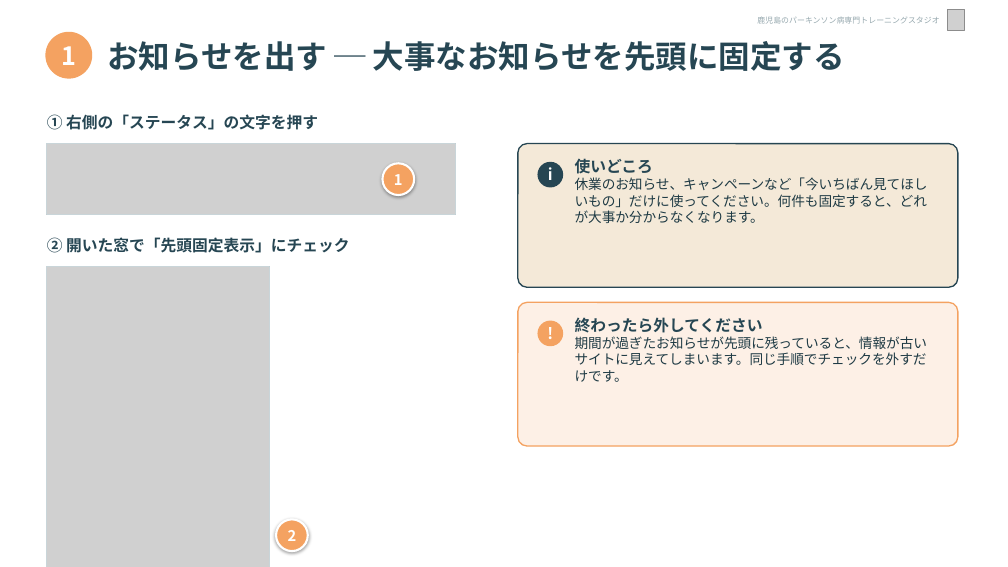
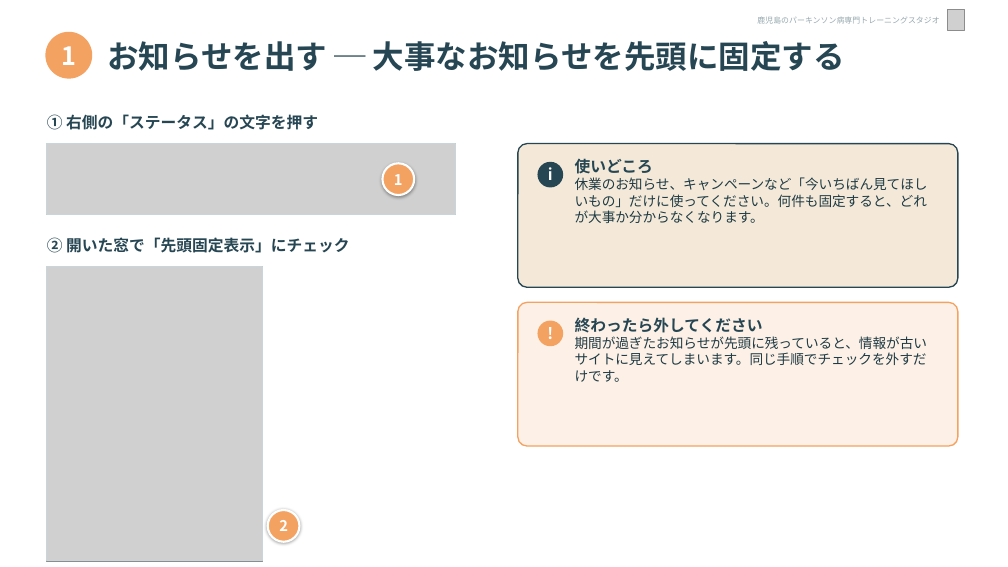
Before and after one commit to Kkenjis/dev-aspath-life, a slide deck: slide 7 of _wp移行素材/★引継ぎ資料/★ASPATH_サイト運用マニュアル_基本編.pptx. Drawn at 1008x567 pixels with LibreOffice and Linux fonts; fonts in the diff are those of the drawing; grey boxes stand for pictures. Boxes give left, top, right and bottom in pixels: in the first picture for what was removed or moved away, otherwise in the second. Text is boxed around its words. In the diff, an @@ line names an element or a change of style, - is before the commit and + after.

```diff
--- a/_wp移行素材/★引継ぎ資料/★ASPATH_サイト運用マニュアル_基本編.pptx
+++ b/_wp移行素材/★引継ぎ資料/★ASPATH_サイト運用マニュアル_基本編.pptx
@@ picture: place and size @@
-picture at [47,266,270,567]
+picture at [47,266,262,561]
@@ rectangle: place and size @@
-rectangle at [47,266,270,567]
+rectangle at [47,266,262,561]
@@ text "2": place and size @@
-text "2" at [288,530,297,541]
+text "2" at [279,520,288,531]
@@ ellipse: place and size @@
-ellipse at [276,520,308,551]
+ellipse at [268,510,299,542]
```
Also in this commit, not shown: 2 other slides changed, 9 other files.
